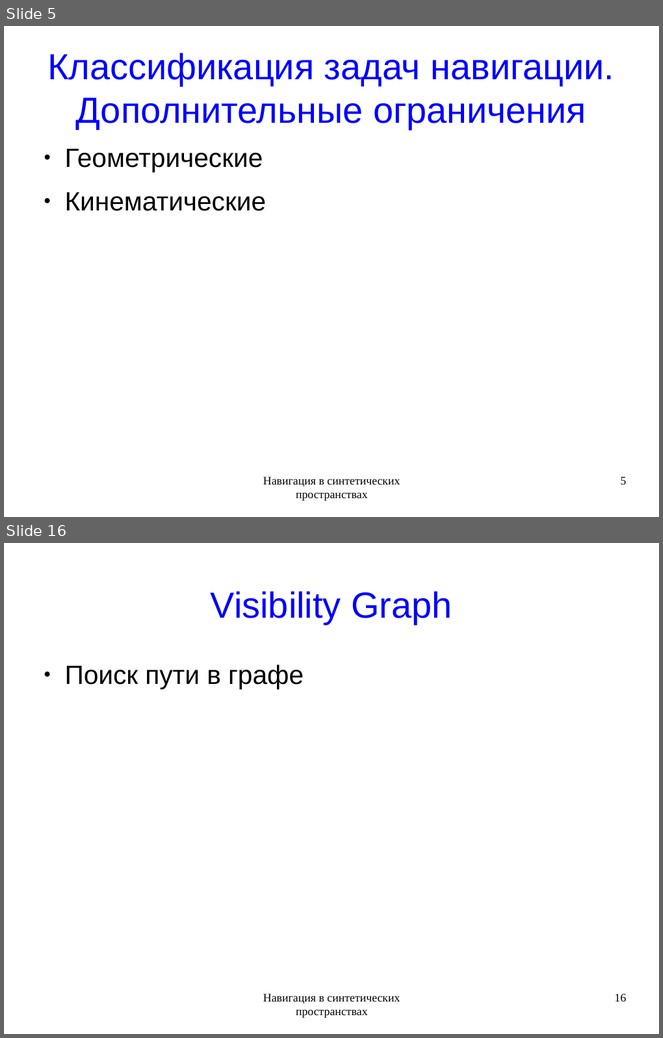
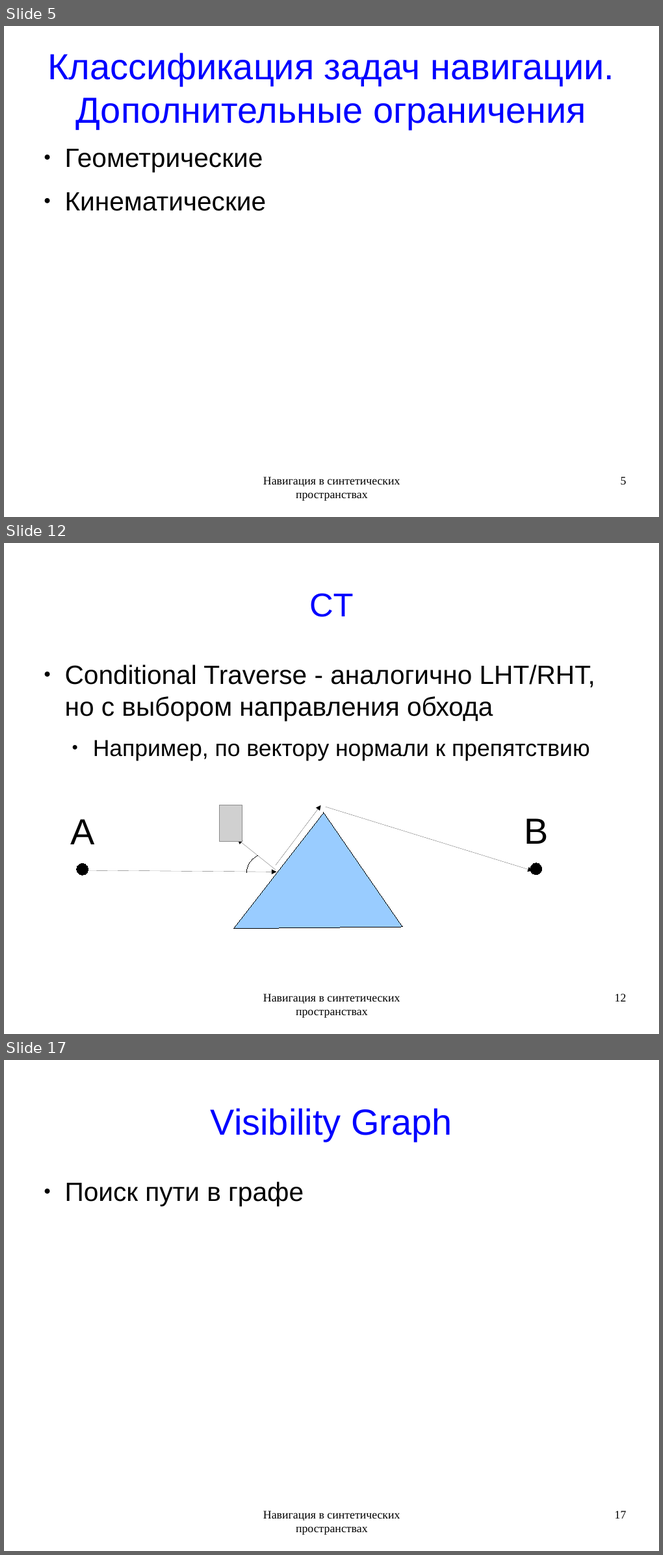
Before and after one commit to rutsky/semester09, a slide deck: Artificial_intelligence/Navigation_in_synthetic_space/50572_Rutsky_Navigation_in_synthetic_space.odp. Shown one above the other, each under a label of ours: slides 5 and 16 before the commit, slides 5, 12 and 17 after it; the slides between them are not shown. The pictures are 663x1038 and 663x1555 pixels, drawn with LibreOffice and Linux fonts; fonts in the diff are those of the drawing; grey boxes stand for pictures. Boxes give left, top, right and bottom in pixels: in the first picture for what was removed or moved away, otherwise in the second. Text is boxed around its words. In the diff, an @@ line names an element or a change of style, - is before the commit and + after.

```diff
--- a/Artificial_intelligence/Navigation_in_synthetic_space/50572_Rutsky_Navigation_in_synthetic_space.odp
+++ b/Artificial_intelligence/Navigation_in_synthetic_space/50572_Rutsky_Navigation_in_synthetic_space.odp
@@ slide 12 added at bbox=[4, 543, 659, 1034], background #FFFFFF @@
@@ title added at bbox=[310, 593, 354, 617], 40 pt, text #0000FF @@
+CT
@@ text added at bbox=[65, 665, 596, 761], 32 pt, text #000000 @@
+● Conditional Traverse - аналогично LHT/RHT, но с выбором направления обхода
+  ● Например, по вектору нормали к препятствию
@@ picture added at bbox=[220, 805, 243, 841] @@
@@ freeform shape added at bbox=[233, 813, 403, 930], fill #99CCFF, outline #000000 0 pt @@
@@ arrow added from (276, 866) to (321, 806), #000000 0 pt @@
@@ arrow added from (326, 807) to (533, 871), #000000 0 pt @@
@@ text added at bbox=[71, 819, 95, 845], 44 pt, text #000000 @@
+A
@@ text added at bbox=[525, 819, 549, 844], 44 pt, text #000000 @@
+B
@@ arrow added from (276, 870) to (237, 839), #000000 0 pt @@
@@ ellipse added at bbox=[77, 863, 88, 875], fill #000000, outline #000000 0 pt @@
@@ arrow added from (86, 871) to (277, 873), #000000 0 pt @@
@@ freeform shape added at bbox=[246, 856, 258, 873], outline #000000 0 pt @@
@@ ellipse added at bbox=[530, 863, 543, 875], fill #000000, outline #000000 0 pt @@
@@ text added at bbox=[263, 994, 400, 1018], 14 pt, text #000000 @@
+Навигация в синтетических пространствах
@@ page number added at bbox=[615, 994, 627, 1002], 14 pt, text #000000 @@
+12
@@ what was slide 16 is now slide 17 @@
@@ page number at bbox=[615, 1511, 627, 1519]: text changed @@
-16
+17
```
Also in this commit, not shown: 10 slides changed, 2 other slides added, 1 slide removed.
